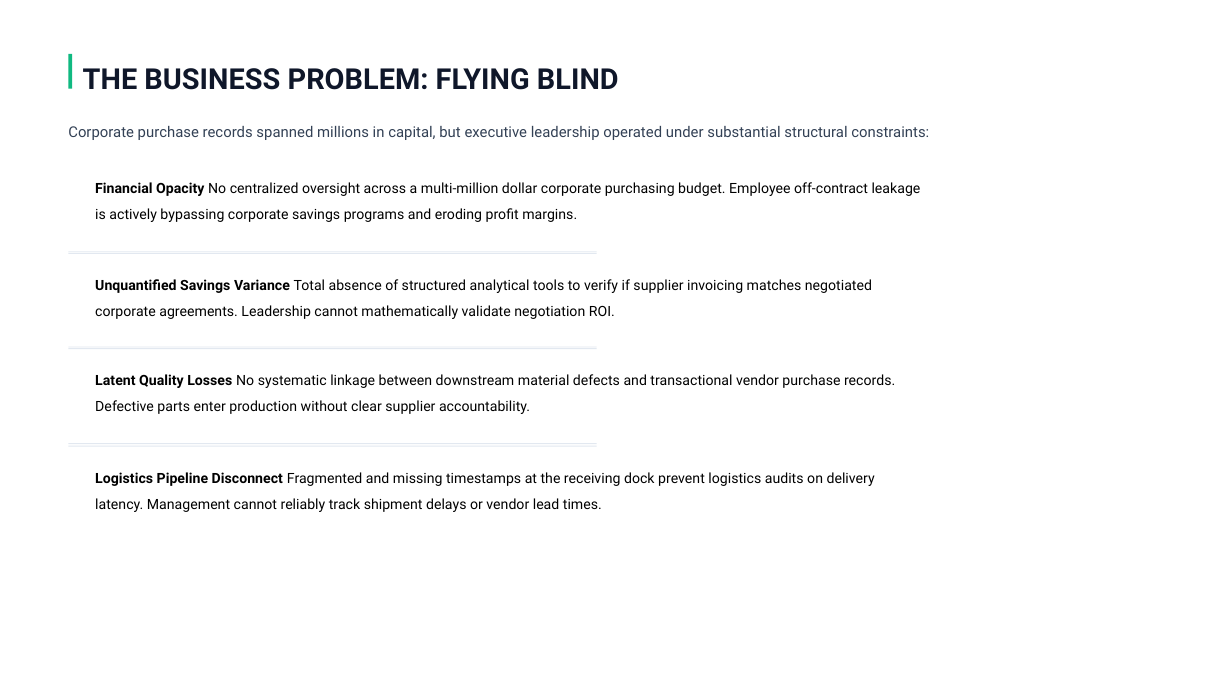
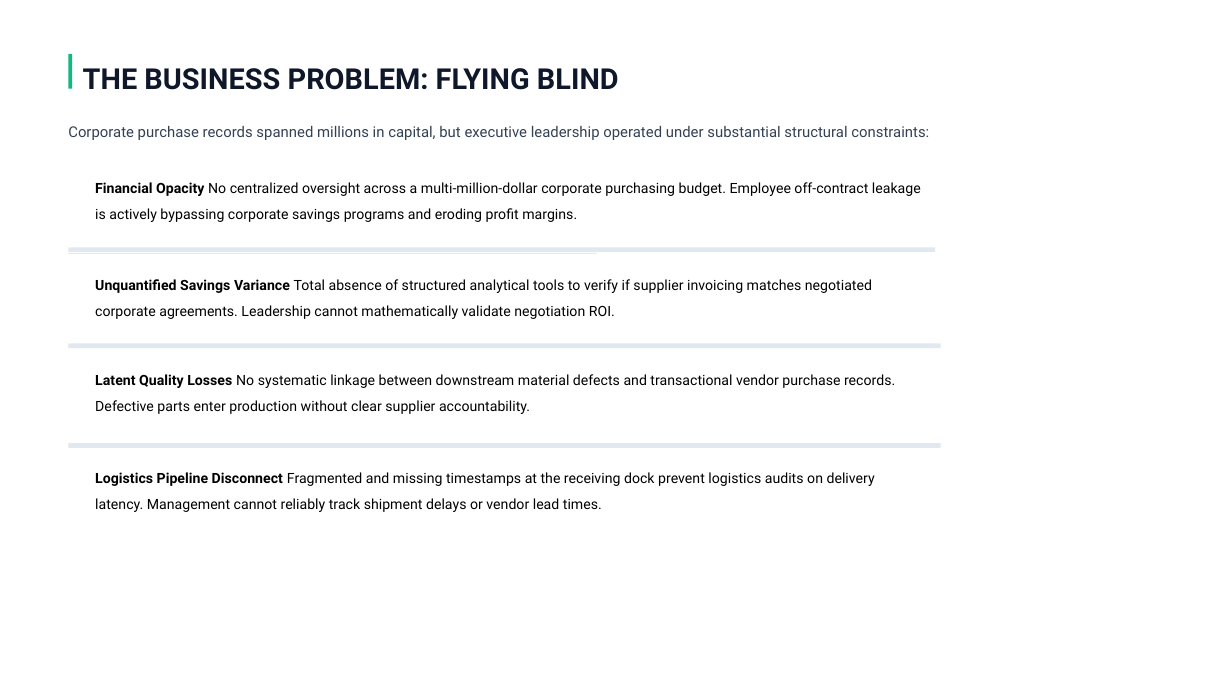
Before and after one commit to ankit-sheoran-523/Excel, a slide deck: slide 2 of Procurement & Supply Chain Analysis/Procurement_dashboard.pptx. Drawn at 1232x693 pixels with LibreOffice and Linux fonts; fonts in the diff are those of the drawing; background and template pictures are left out. Boxes give left, top, right and bottom in pixels: in the first picture for what was removed or moved away, otherwise in the second. Text is boxed around its words. In the diff, an @@ line names an element or a change of style, - is before the commit and + after.

Commit message:
ppt update

```diff
--- a/Procurement & Supply Chain Analysis/Procurement_dashboard.pptx
+++ b/Procurement & Supply Chain Analysis/Procurement_dashboard.pptx
@@ text at <box>95,182,921,222</box>: text changed @@
-Financial Opacity No centralized oversight across a multi-million dollar corporate purchasing budget. Employee off-contract leakage is actively bypassing corporate savings programs and eroding profit margins.
+Financial Opacity No centralized oversight across a multi-million-dollar corporate purchasing budget. Employee off-contract leakage is actively bypassing corporate savings programs and eroding profit margins.
@@ rectangle: place and size @@
-rectangle at <box>68,251,597,252</box>
+rectangle at <box>68,248,935,252</box>
@@ rectangle at <box>68,248,935,252</box>: mirrored @@
@@ rectangle at <box>68,344,941,348</box>: mirrored @@
@@ rectangle: place and size @@
-rectangle at <box>68,348,597,349</box>
+rectangle at <box>68,344,941,348</box>
@@ rectangle: place and size @@
-rectangle at <box>68,444,597,445</box>
+rectangle at <box>68,444,941,448</box>
```
Also in this commit, not shown: 9 other slides changed, 1 other file.
